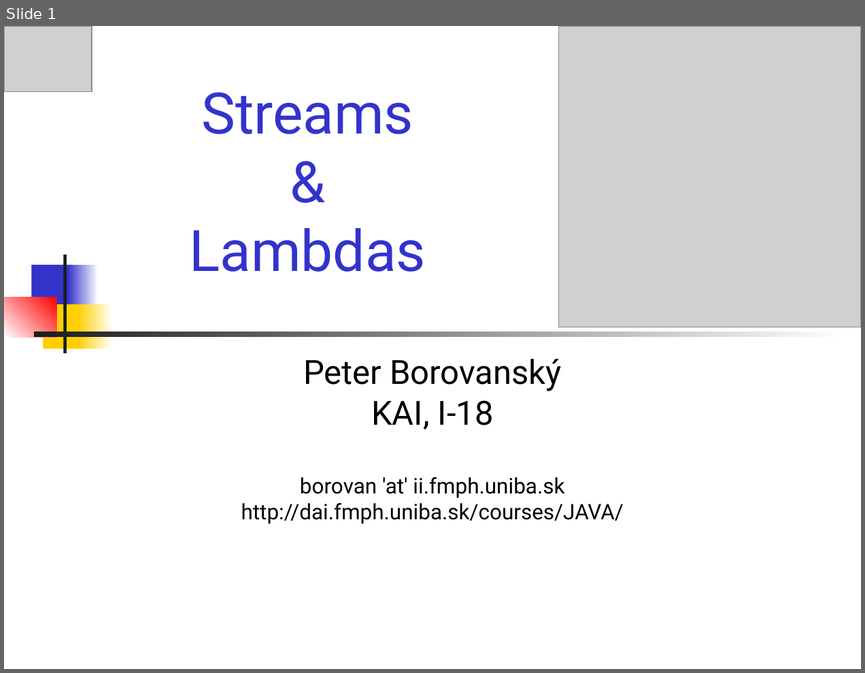
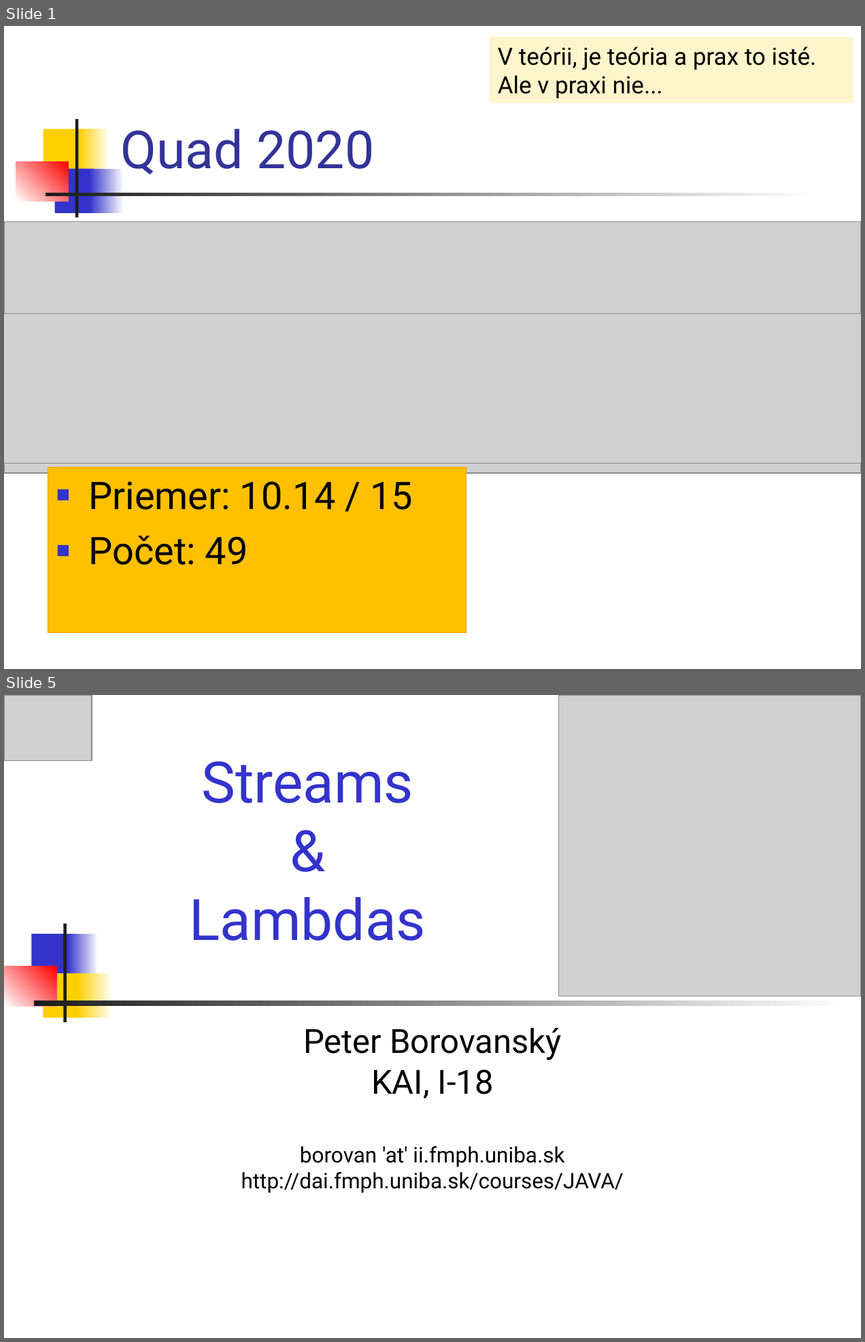
Before and after one commit to Programovanie4/Prednasky, a slide deck: 07/07_java.ppt. Shown one above the other, each under a label of ours: slide 1 before the commit, slides 1 and 5 after it; the slides between them are not shown. The pictures are 865x673 and 865x1342 pixels, drawn with LibreOffice and Linux fonts; fonts in the diff are those of the drawing; grey boxes stand for pictures. Boxes give left, top, right and bottom in pixels: in the first picture for what was removed or moved away, otherwise in the second. Text is boxed around its words. In the diff, an @@ line names an element or a change of style, - is before the commit and + after.

```diff
--- a/07/07_java.ppt
+++ b/07/07_java.ppt
@@ slide 1 added at box(4, 26, 861, 669), background #FFFFFF @@
@@ rectangle added at box(489, 37, 853, 103), fill #FFF5CC, 20 pt, text #000000 @@
+V teórii, je teória a prax to isté.
+Ale v praxi nie...
@@ rectangle added at box(75, 118, 77, 217), fill #1C1C1C @@
@@ rectangle added at box(43, 129, 84, 174), fill #FFCF01 @@
@@ rectangle added at box(79, 129, 110, 174), fill gradient #FFCF01 to #FFFFFF @@
@@ title added at box(120, 129, 374, 174), 44 pt, text #333399 @@
+Quad 2020
@@ rectangle added at box(16, 161, 68, 201), fill gradient #FFFFFF to #FF0000 @@
@@ rectangle added at box(54, 168, 94, 213), fill #3333CC @@
@@ rectangle added at box(90, 168, 124, 213), fill gradient #3333CC to #FFFFFF @@
@@ rectangle added at box(45, 193, 816, 195), fill gradient #1C1C1C to #FFFFFF @@
@@ picture added at box(4, 221, 861, 472) @@
@@ picture added at box(4, 314, 861, 463) @@
@@ rectangle added at box(48, 467, 466, 633), fill #FFC000, outline #FF9900 0.74 pt, 32 pt, text #000000 @@
+■ Priemer: 10.14 / 15
+■ Počet: 49
@@ what was slide 1 is now slide 5 @@
```
Also in this commit, not shown: 6 slides changed, 3 other slides added, 4 other files.
